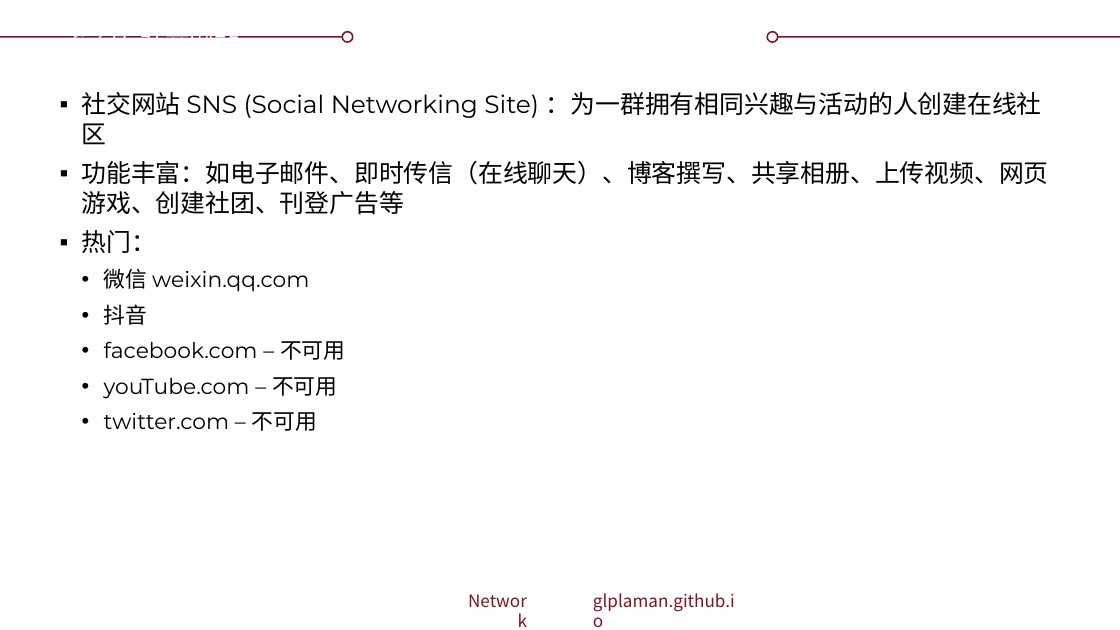
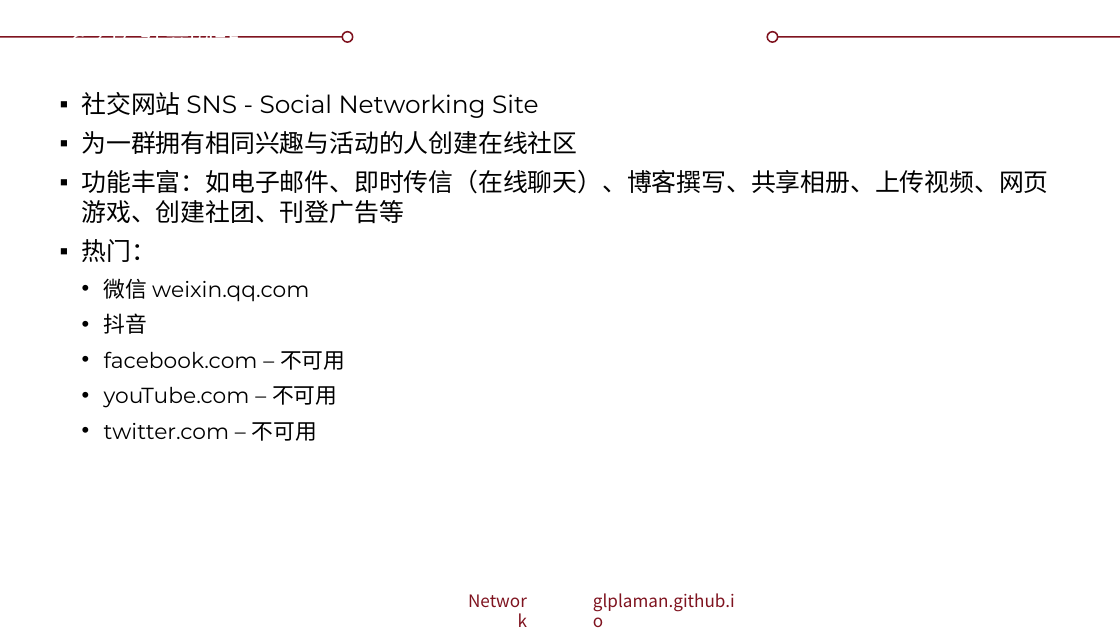
Before and after one commit to glplaman/glplaman.github.io, a slide deck: slide 117 of network/ppt/chap6.pptx. Drawn at 1120x630 pixels with LibreOffice and Linux fonts; fonts in the diff are those of the drawing; background and template pictures are left out. Boxes give left, top, right and bottom in pixels: in the first picture for what was removed or moved away, otherwise in the second. Text is boxed around its words. In the diff, an @@ line names an element or a change of style, - is before the commit and + after.

Commit message:
network

```diff
--- a/network/ppt/chap6.pptx
+++ b/network/ppt/chap6.pptx
@@ text at (82, 92, 578, 154): text changed @@
-▪ 社交网站 SNS (Social Networking Site) ：为一群拥有相同兴趣与活动的人创建在线社区
+▪ 社交网站 SNS - Social Networking Site
+▪ 为一群拥有相同兴趣与活动的人创建在线社区
```
Also in this commit, not shown: 5 other slides changed, 1 slide added, 12 other files.
